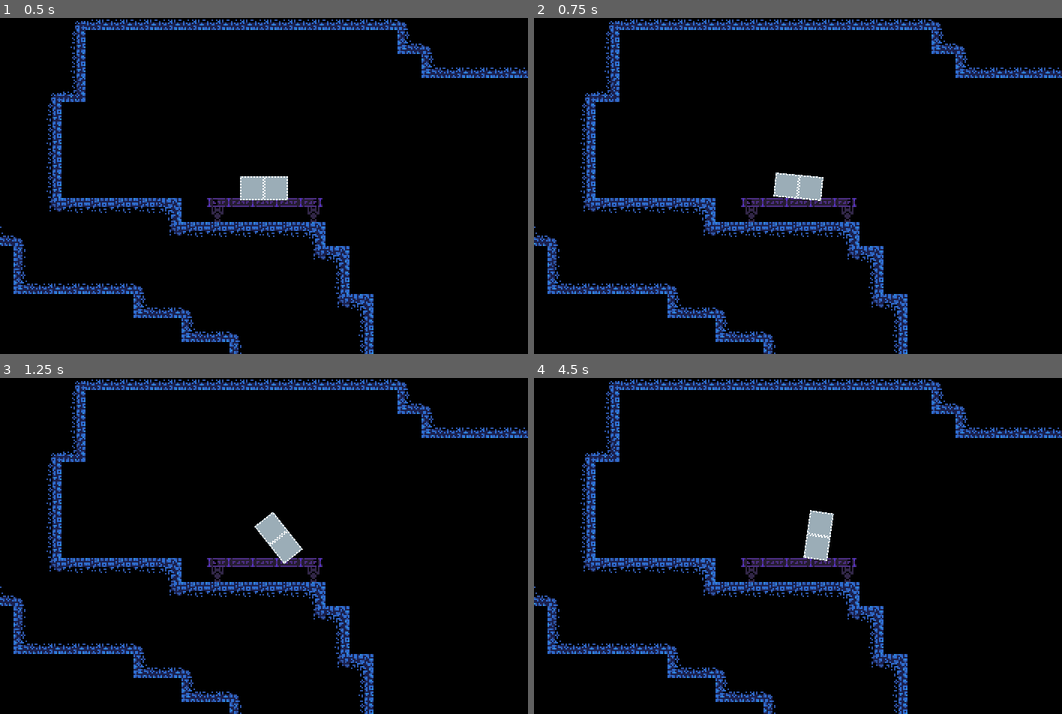
Above: before the commit, frames 1-4 (two rows, left to right).
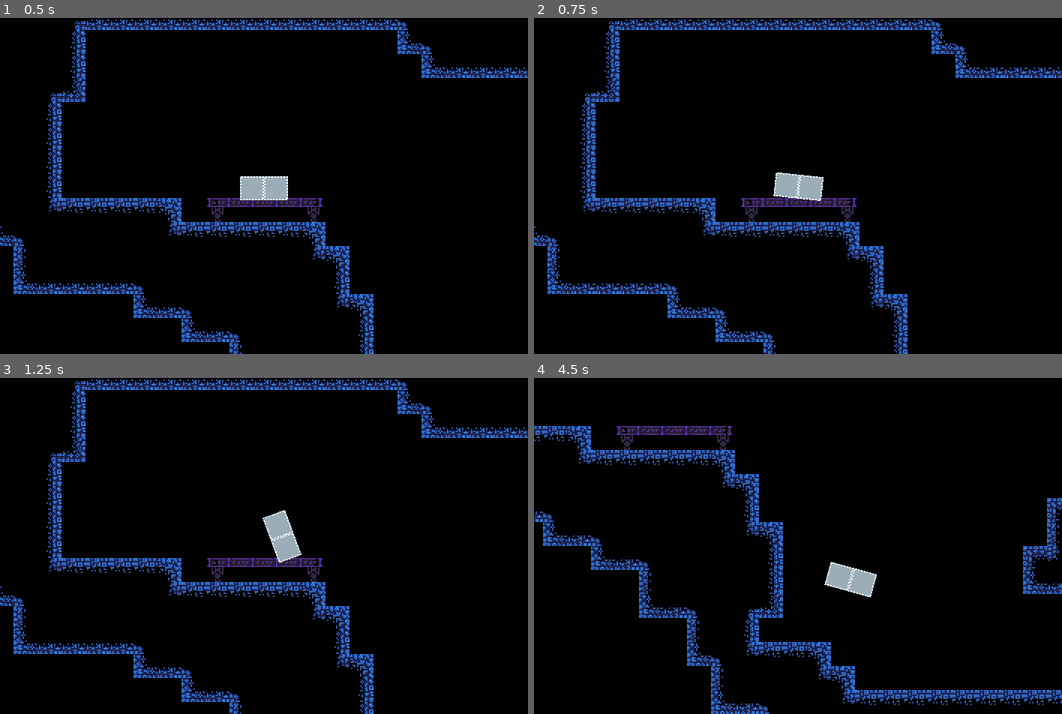
Above: after the commit, the same moments.

Repository: zio-penny/Lander
Game: Godot game, scene res://Main.tscn
Two runs of this game, one before a commit and one after it. Both use one fixed random seed, a clock stepped at 60 frames per second and the inputs below.
Inputs:
- Up to frame 1 (0.5 s): no input
- Up to frame 2 (0.75 s): tap Enter at 0.5 s; hold L (PitchRight) from 0.53 s (still down); hold W (Throttle) from 0.53 s (still down)
- Up to frame 3 (1.25 s): keep holding L (PitchRight); keep holding W (Throttle)
- Up to frame 4 (4.5 s): release L (PitchRight) at 1.28 s; release W (Throttle) at 1.28 s; hold J (PitchLeft) 1.28-2.03 s; tap W (Throttle) at 1.35, 2.85, 4.35 s; hold W (Throttle) 2.03-2.78 s; hold L (PitchRight) 2.03-3.53 s; hold W (Throttle) 3.53-4.28 s; hold J (PitchLeft) from 3.53 s (still down)

Frame 1 is identical in both runs. In frame 2, less than 0.1% of the frame differs, in the area x 45-55%, y 45-55%; in frame 3, 0.3%; in frame 4, 17%, in the area x 0-100%, y 0-100%.

Commit message:
Added curves to auto rotation

Diff:
--- a/lander/Lander.gd
+++ b/lander/Lander.gd
@@ -4,11 +4,10 @@
 @export var MainThrustPower: float = 3072
 @export var StrafeThrustPower: float = 512
 @export var RotationThrustMultiplier: float = 16
-
+@export var PitchCurve: Curve
 var _throttle:float
 var _strafe:float
 var _pitch:float # In radians
-var _targetRotation:float
 
 func _unhandled_input(event):
 	if event.is_action_pressed("Throttle") || event.is_action_released("Throttle"):
@@ -24,7 +23,6 @@
 	if event.is_action_pressed("PitchRight") || event.is_action_released("PitchRight"):
 		_pitch += event.get_action_strength("PitchRight")
 
-	_targetRotation = _pitch * (PI / 4)
 
 func _integrate_forces(state):
 	for i in range(state.get_contact_count()):
@@ -35,4 +33,9 @@
 
 	if _throttle > 0 : apply_central_force(Vector2.UP.rotated(rotation) * MainThrustPower * _throttle)
 	if _strafe != 0: apply_central_force(Vector2.RIGHT.rotated(rotation) * StrafeThrustPower * _strafe)
-	apply_torque((_targetRotation - rotation) * (MainThrustPower + StrafeThrustPower) * RotationThrustMultiplier)
+
+	var _targetRotation = _pitch * (PI / 2)
+	var _rotationDiff = _targetRotation - rotation
+	var _curveX = abs(_rotationDiff) / PI
+
+	apply_torque(PitchCurve.sample(_curveX) * sign(_rotationDiff) * (MainThrustPower + StrafeThrustPower) * RotationThrustMultiplier)
--- a/lander/Lander.tscn
+++ b/lander/Lander.tscn
@@ -1,7 +1,12 @@
-[gd_scene load_steps=4 format=3 uid="uid://dx4ttlvalnyng"]
+[gd_scene load_steps=5 format=3 uid="uid://dx4ttlvalnyng"]
 
 [ext_resource type="Script" path="res://lander/Lander.gd" id="1_o0w8h"]
 [ext_resource type="Texture2D" uid="uid://cbj0h085v8t1b" path="res://lander/Lander.png" id="2_lv57l"]
+
+[sub_resource type="Curve" id="Curve_cgwlq"]
+_data = [Vector2(0, 0), 0.0, 0.0, 0, 0, Vector2(0.3, 0.2), 0.0, 0.0, 0, 0, Vector2(1, 1), 3.16122, 0.0, 0, 0]
+point_count = 3
+metadata/_snap_enabled = true
 
 [sub_resource type="CapsuleShape2D" id="CapsuleShape2D_50ax2"]
 radius = 7.0
@@ -12,7 +17,7 @@
 contact_monitor = true
 can_sleep = false
 script = ExtResource("1_o0w8h")
-RotationThrustMultiplier = 4.0
+PitchCurve = SubResource("Curve_cgwlq")
 
 [node name="Sprite2D" type="Sprite2D" parent="."]
 texture_filter = 1
--- a/project.godot
+++ b/project.godot
@@ -65,7 +65,6 @@
 PitchDown={
 "deadzone": 0.5,
 "events": [Object(InputEventKey,"resource_local_to_scene":false,"resource_name":"","device":-1,"window_id":0,"alt_pressed":false,"shift_pressed":false,"ctrl_pressed":false,"meta_pressed":false,"pressed":false,"keycode":0,"physical_keycode":75,"key_label":0,"unicode":107,"echo":false,"script":null)
-, Object(InputEventJoypadMotion,"resource_local_to_scene":false,"resource_name":"","device":-1,"axis":3,"axis_value":1.0,"script":null)
 ]
 }
 
